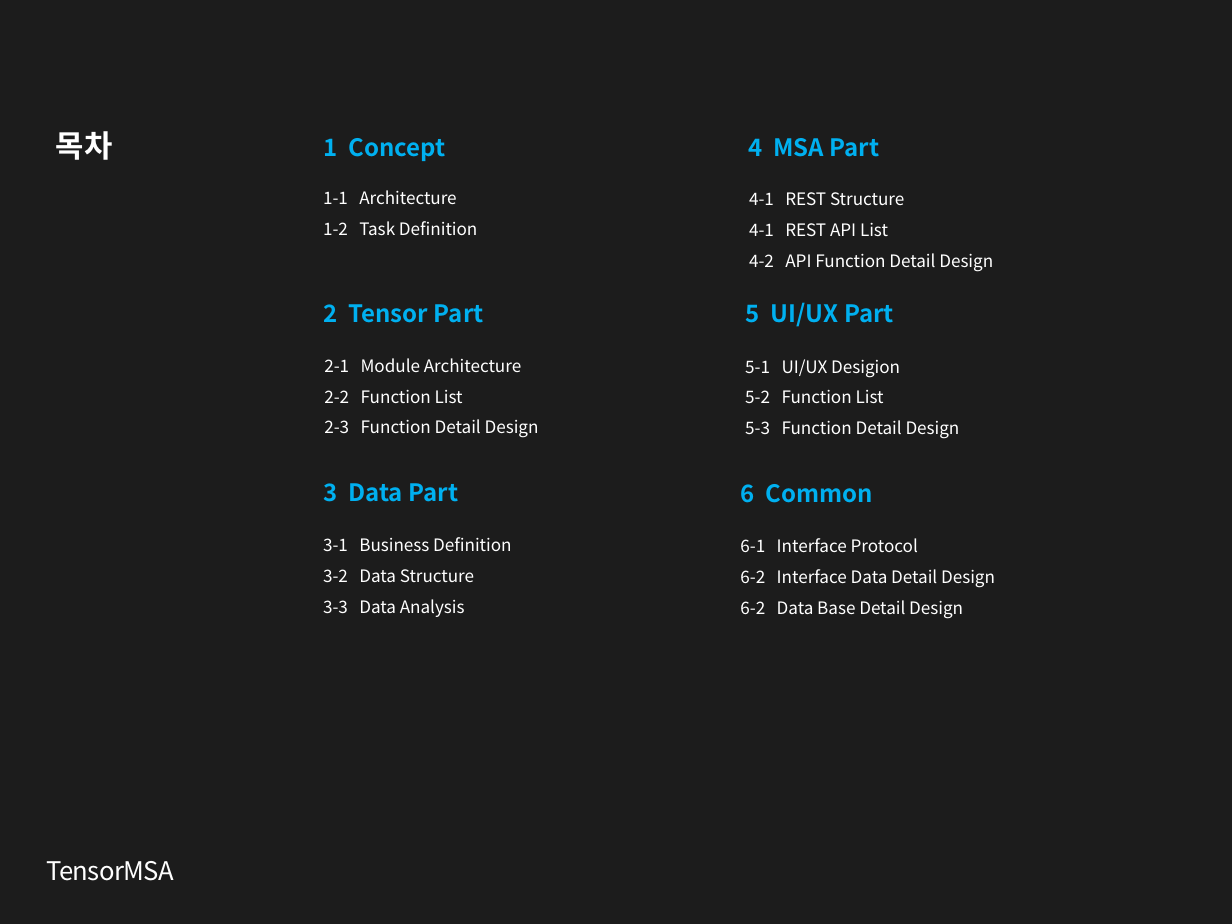
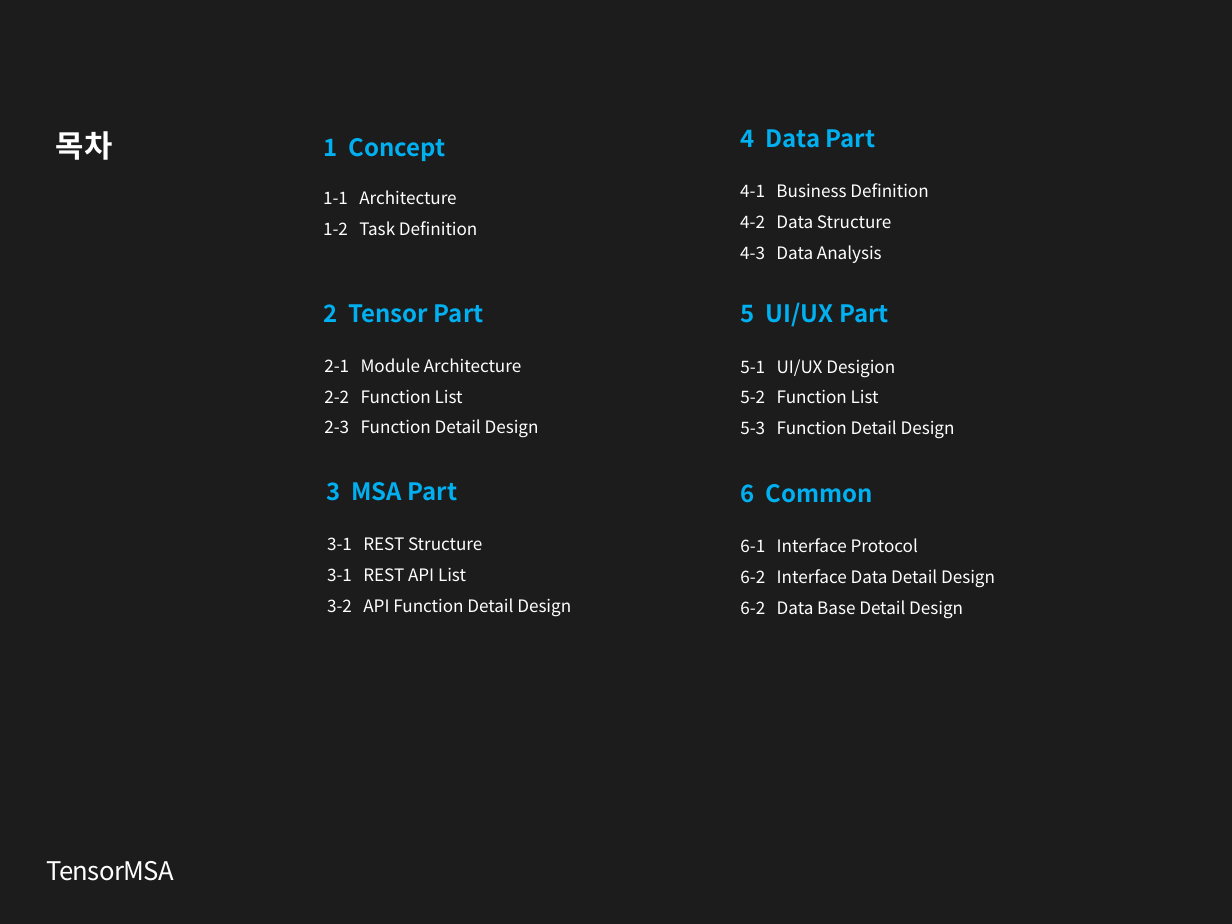
Before and after one commit to TensorMSA/tensormsa_old, a slide deck: slide 2 of TensorMSA.pptx. Drawn at 1232x924 pixels with LibreOffice and Linux fonts; fonts in the diff are those of the drawing. Boxes give left, top, right and bottom in pixels: in the first picture for what was removed or moved away, otherwise in the second. Text is boxed around its words. In the diff, an @@ line names an element or a change of style, - is before the commit and + after.

Commit message:
update project design contents

```diff
--- a/TensorMSA.pptx
+++ b/TensorMSA.pptx
@@ text at (741,129,876,148): text changed @@
-4 MSA Part
+4 Data Part
@@ text at (740,183,928,263): text changed @@
-3-1 Business Definition
-3-2 Data Structure
-3-3 Data Analysis
+4-1 Business Definition
+4-2 Data Structure
+4-3 Data Analysis
@@ text "5 UI/UX Part": place and size @@
-text "5 UI/UX Part" at (746,302,894,327)
+text "5 UI/UX Part" at (741,302,889,327)
@@ text "5-1 UI/UX Desigion": place and size @@
-text "5-1 UI/UX Desigion" at (745,359,960,439)
+text "5-1 UI/UX Desigion" at (740,359,955,439)
@@ text at (326,482,458,501): text changed @@
-3 Data Part
+3 MSA Part
@@ text at (327,537,571,617): text changed @@
-4-1 REST Structure
-4-1 REST API List
-4-2 API Function Detail Design
+3-1 REST Structure
+3-1 REST API List
+3-2 API Function Detail Design
```
Also in this commit, not shown: 6 other slides changed, 11 slides added, 7 slides removed.
